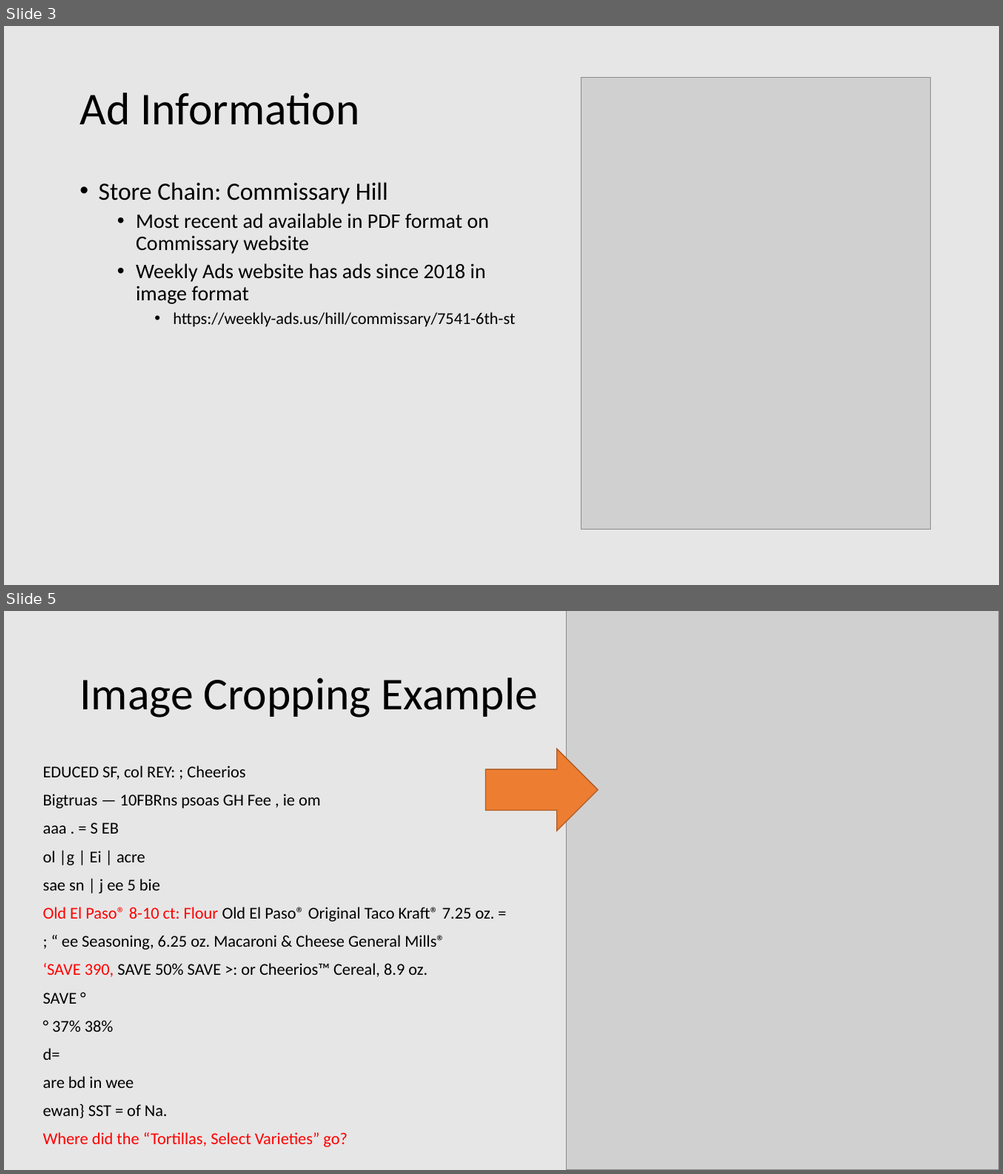
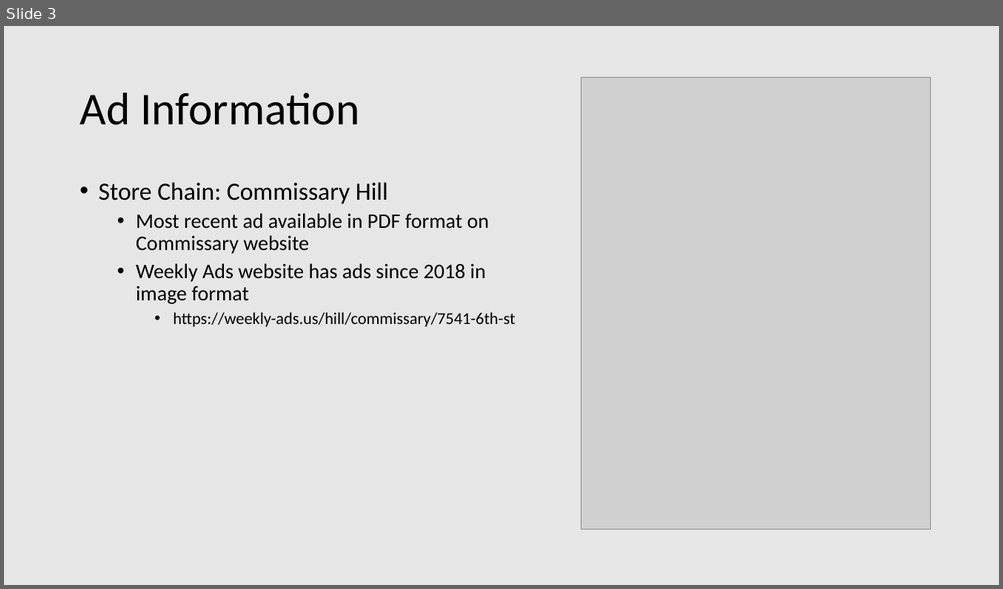
Before and after one commit to mckadet/STAT6080_Group_Project, a slide deck: Weekly Report Template.pptx. Shown one above the other, each under a label of ours: slides 3 and 5 before the commit, slide 3 after it; the slides between them are not shown. The pictures are 1003x1174 and 1003x589 pixels, drawn with LibreOffice and Linux fonts; fonts in the diff are those of the drawing; grey boxes stand for pictures. Boxes give left, top, right and bottom in pixels: in the first picture for what was removed or moved away, otherwise in the second. Text is boxed around its words. In the diff, an @@ line names an element or a change of style, - is before the commit and + after.

```diff
--- a/Weekly Report Template.pptx
+++ b/Weekly Report Template.pptx
@@ slide 5 removed at [4, 611, 999, 1170], background #E7E6E6 @@
@@ picture removed at [566, 611, 999, 1170] @@
@@ title removed at [79, 678, 537, 718] @@
-Image Cropping Example
@@ text removed at [43, 766, 495, 1147] @@
-EDUCED SF, col REY: ; Cheerios
-Bigtruas — 10FBRns psoas GH Fee , ie om
-aaa . = S EB
-ol |g | Ei | acre
-sae sn | j ee 5 bie
-Old El Paso® 8-10 ct: Flour Old El Paso® Original Taco Kraft® 7.25 oz. =
-; “ ee Seasoning, 6.25 oz. Macaroni & Cheese General Mills®
-‘SAVE 390, SAVE 50% SAVE >: or Cheerios™ Cereal, 8.9 oz.
-SAVE °
-° 37% 38%
-d=
-are bd in wee
-ewan} SST = of Na.
-Where did the “Tortillas, Select Varieties” go?
@@ right arrow removed at [485, 749, 598, 831] @@
```
Also in this commit, not shown: 3 slides changed, 1 other slide removed, 1 other file.
